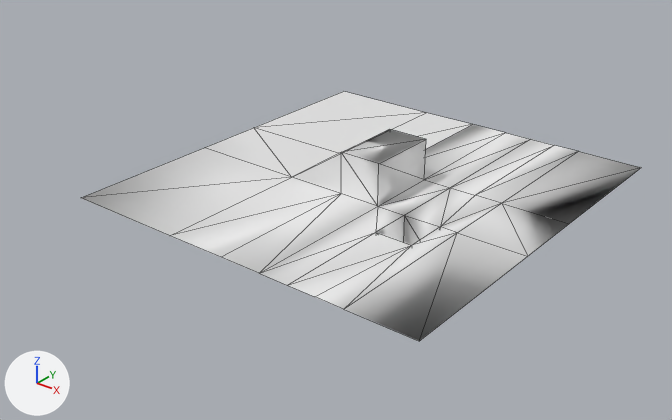
An edit to the FBX model BloodySacrificeモック/Data/Model/Field/coll_Field.fbx, drawn before and after from the same camera.
The view is the same before and after, from a 50 mm camera at (1.204, -1.93, 1.072) aimed at (-0.306, -0.043, -0.098). The lights are fixed; the arrows at lower left show +X, +Y and +Z. Mesh edges are drawn as thin lines. Where no turn or scale is listed for an object, it has been applied to the vertices.

The first picture shows 'imagetostl_mesh'.
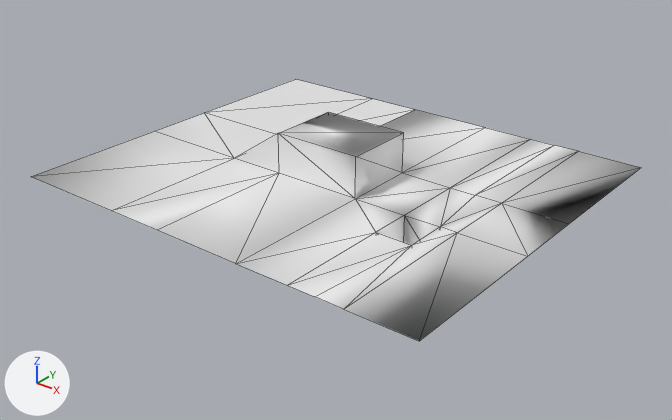
Where the change shows, as pixel boxes [x1, y1, x2, y2] in the pictures (672 x 420 px; the box of a moved part takes in the faces that stretch with it):
'imagetostl_mesh', reshaped (9% wider)
    before: [82, 91, 641, 341]
    after: [31, 79, 641, 341]
part 1 of me_imagetostl_mesh_003, moved or reshaped
    before: [82, 91, 473, 257]
    after: [31, 79, 414, 230]
part 2 of me_imagetostl_mesh_003, moved or reshaped
    before: [221, 125, 530, 285]
    after: [157, 110, 530, 285]

The edits, one by one:
me_imagetostl_mesh_003 has 42 vertices, 62 faces and spans x -0.766..0.337, y -0.575..0.575, z -0.126..0.123.
me_imagetostl_mesh_003 is used by ob_imagetostl_mesh; location (0.0, 0.0, 0.0).
me_imagetostl_mesh_003 part 1: all 14 vertices in x -0.766..-0.231, y -0.575..0.575, z 0.0..0.123 are moved by (-0.227, 0.0, 0.0).
me_imagetostl_mesh_003 part 2: all 6 vertices in x -0.108, y -0.575..0.575, z 0.0..0.123 are moved by (-0.076, 0.0, 0.0).
